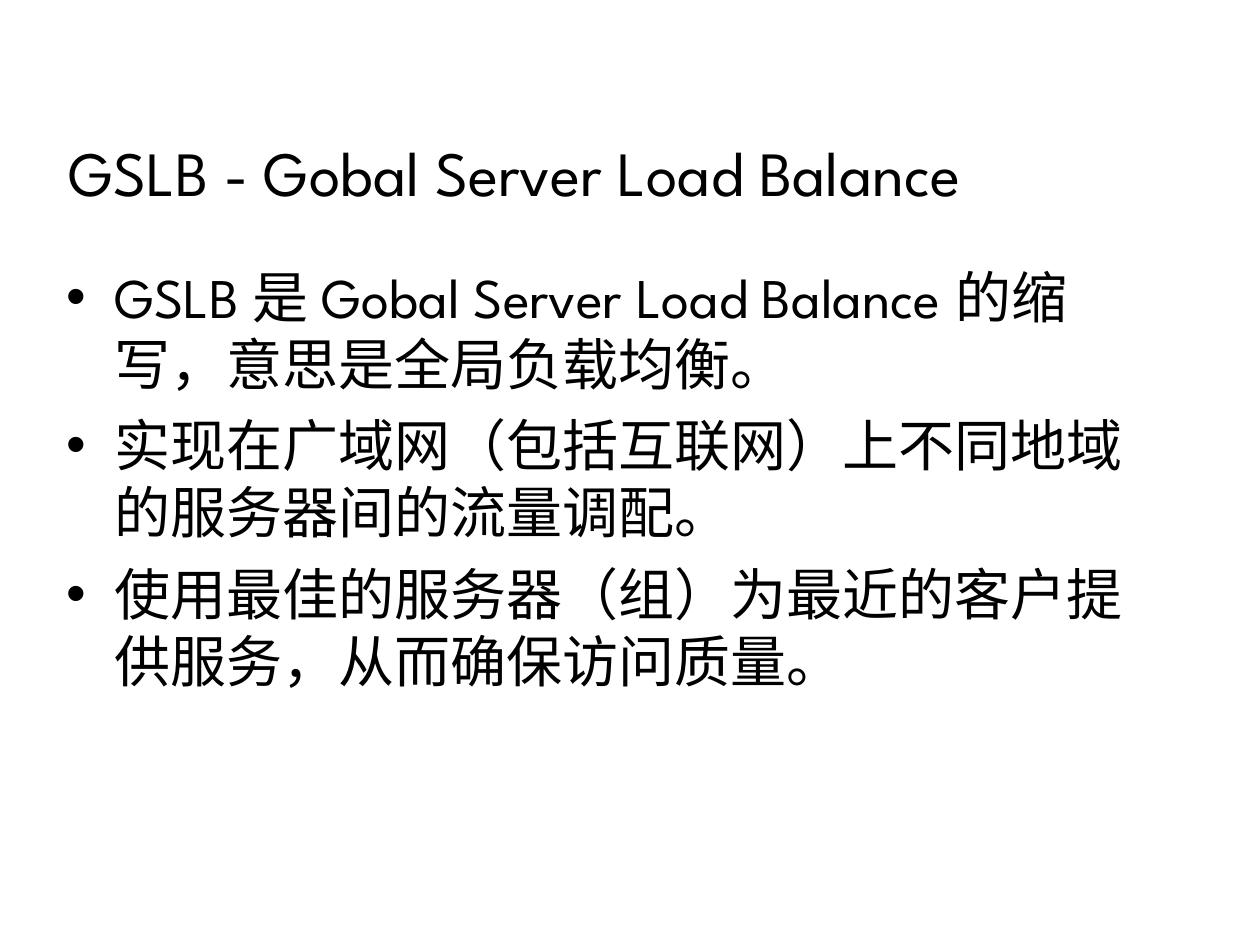
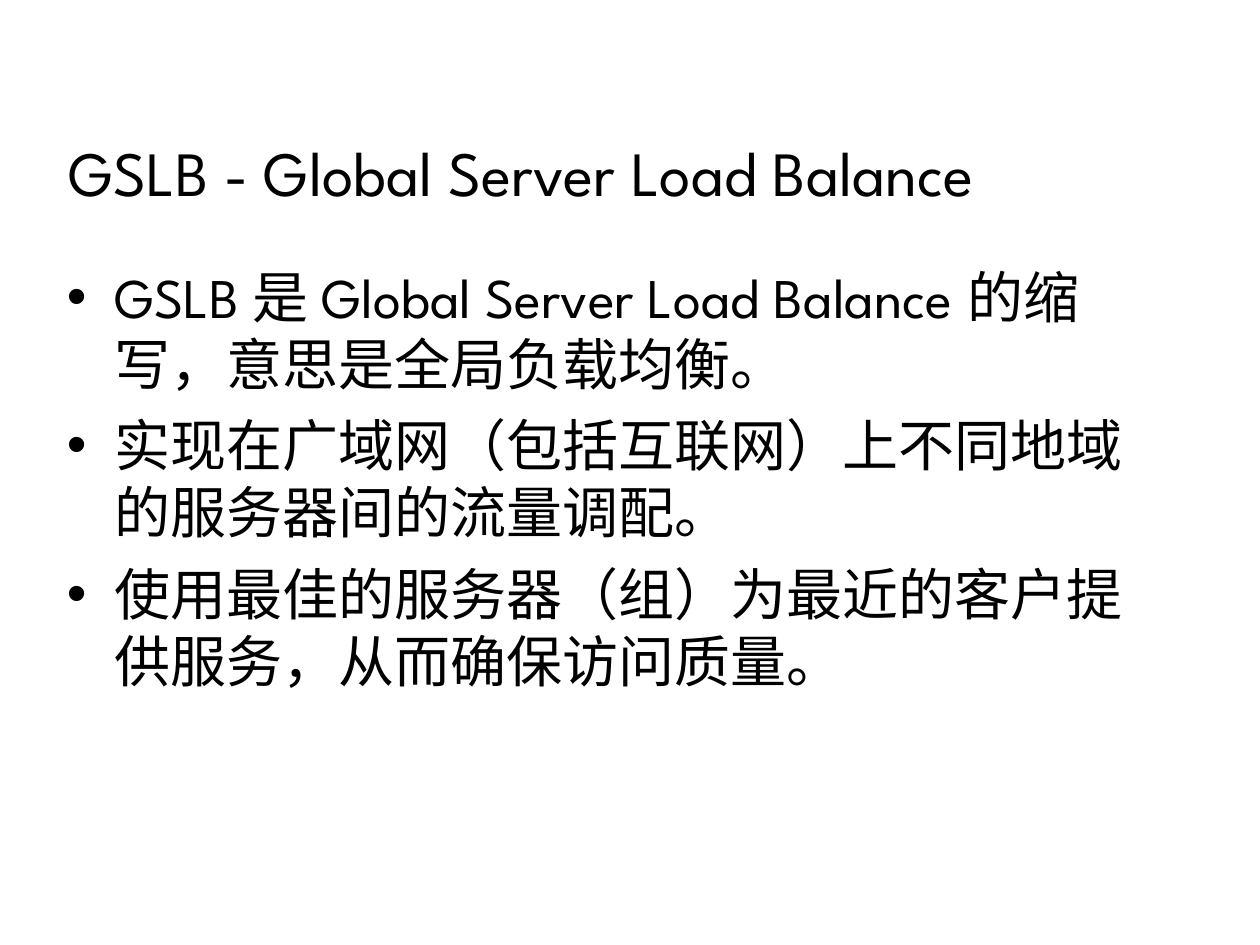
Before and after one commit to 7KjN3mHq/bluedata, a slide deck: slide 3 of system/01总览/架构/网站集群架构.ppt. Drawn at 1260x945 pixels with LibreOffice and Linux fonts; fonts in the diff are those of the drawing; background and template pictures are left out. Boxes give left, top, right and bottom in pixels: in the first picture for what was removed or moved away, otherwise in the second. Text is boxed around its words. In the diff, an @@ line names an element or a change of style, - is before the commit and + after.

```diff
--- a/system/01总览/架构/网站集群架构.ppt
+++ b/system/01总览/架构/网站集群架构.ppt
@@ title at (x1=68, y1=152, x2=974, y2=197): text changed @@
-GSLB - Gobal Server Load Balance
+GSLB - Global Server Load Balance
@@ text at (x1=114, y1=271, x2=1079, y2=391): text changed @@
-• GSLB 是 Gobal Server Load Balance 的缩写，意思是全局负载均衡。
+• GSLB 是 Global Server Load Balance 的缩写，意思是全局负载均衡。
```
Also in this commit, not shown: 2 other slides changed, 2 other files.
